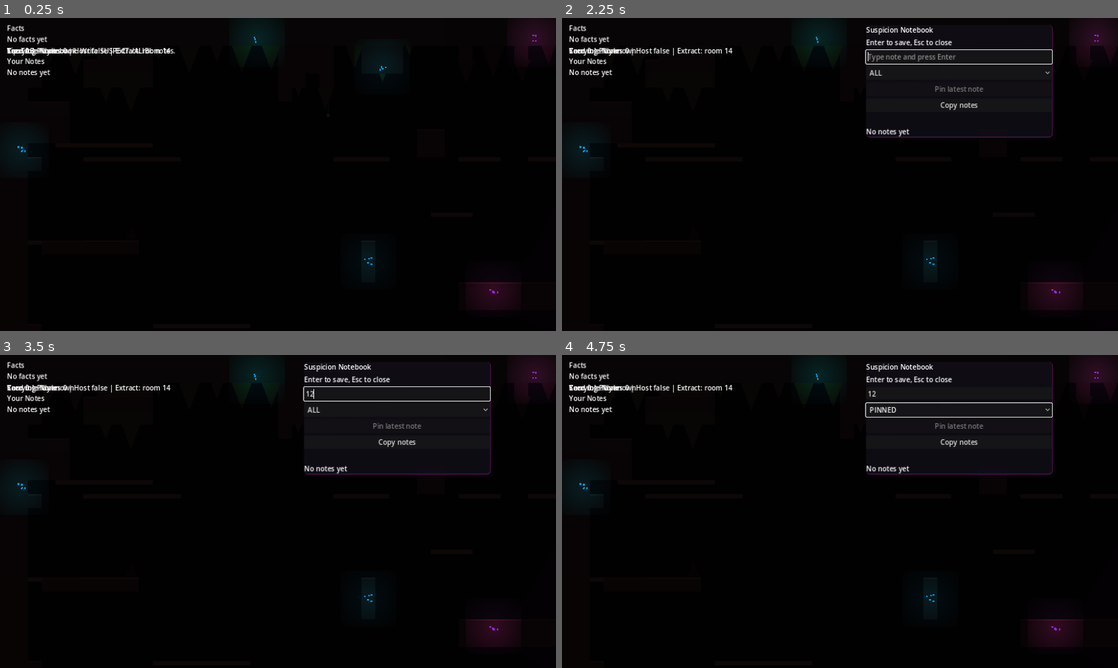
Above: before the commit, frames 1-4 (two rows, left to right).
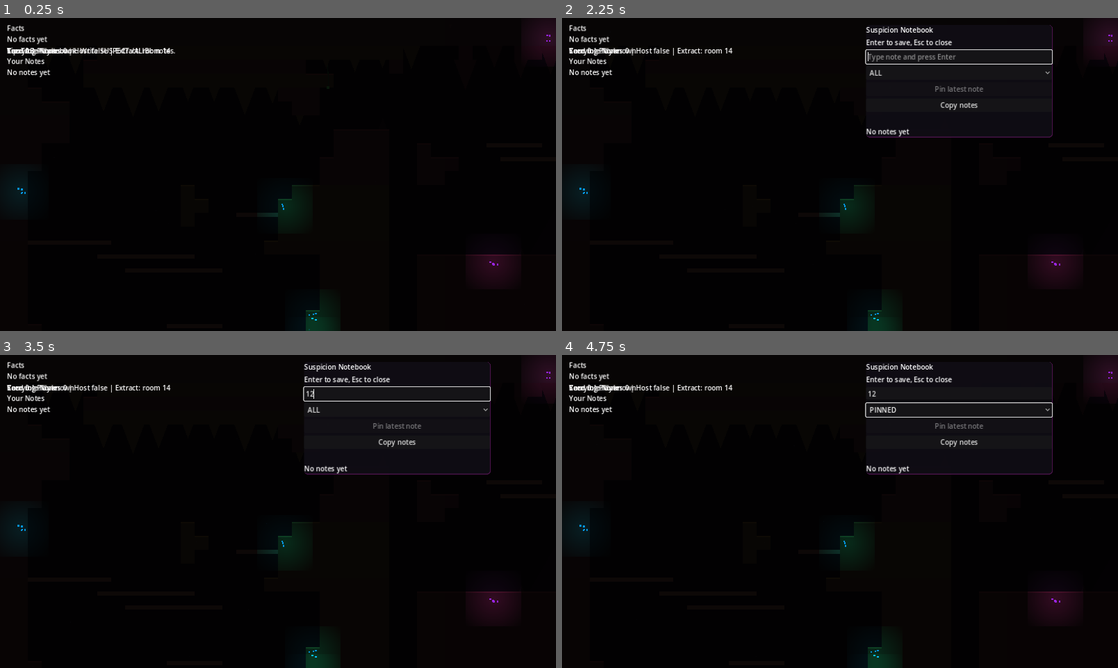
Above: after the commit, the same moments.

Repository: Jordans14/DeductionDelve
Game: Godot game, scene res://scenes/Game.tscn
Same seed, same stepped clock (60 frames per second), same inputs: the game is played once before the commit and once after it. This scene is started directly instead of the project's main scene.
Inputs (mouse positions are in pixels of both pictures, inside the frame that each line leads up to):
- Up to frame 1 (0.25 s): no input
- Up to frame 2 (2.25 s): tap Enter (ui_accept) at 0.5, 0.77, 1.25, 1.52, 2 s; hold X 0.53-1.28 s; hold Right (ui_right) 0.53-2.03 s; tap Tab at 1.35 s; hold Left (ui_left) from 2.03 s (still down); tap N at 2.1 s
- Up to frame 3 (3.5 s): release Left (ui_left) at 2.75 s; click (394, 392) at 2.77 s; type "12" at 2.85 s
- Up to frame 4 (4.75 s): click "ALL" at 3.5 s; click "Copy notes" at 4.25 s

The runs differ from the first frame. In frame 1, 2.1% of the frame differs, in the area x 2-100%, y 3-100%; in frame 2, 1.9%; in frame 3, 1.9%; in frame 4, 1.9%.

Commit message:
Final structural and network polish: Tightened cavern radius to 4.5 for enclosed 'Cave' feel. Added 'Worm-Hole' vertical navigation shafts. Increased network reconciliation threshold to 160px to eliminate second-player rubberbanding. Fixed all remaining type-inference parse errors.

Diff:
--- a/godot/src/gen/room_builder.gd
+++ b/godot/src/gen/room_builder.gd
@@ -68,7 +68,7 @@
 	grid = _smooth_ca(grid, 2)
 
 	# ── Stage 3: Spelunky biased critical path ─────────────
-	_carve_critical_path(grid, run_seed, 10.0) # Massive radius for guaranteed traversal
+	_carve_critical_path(grid, run_seed, 4.5) # Narrative tight tunnels
 
 	# ── Stage 4: Guaranteed chunk-boundary connectors ──────
 	_carve_chunk_connectors(grid, run_seed)
@@ -81,6 +81,12 @@
 
 	# ── Stage 6b: Remove chokepoints — any passage < 3 tiles wide ──
 	_widen_narrow_passages(grid)
+
+	# ── Stage 6c: Worm Holes — vertical connectivity ──────────
+	_carve_worm_holes(grid, run_seed)
+
+	# ── Stage 6d: Cleanup floating islands ───────────────────
+	_cleanup_floating_islands(grid)
 
 	# ── Stage 7: Enforce hard borders + global floor ───────
 	_enforce_borders(grid)
@@ -160,16 +166,16 @@
 # ============================================================
 # STAGE 3: SPELUNKY DRUNKARD-WALK CRITICAL PATH
 # ============================================================
-func _carve_critical_path(grid: Array, run_seed: int, radius: float = 6.0) -> void:
+func _carve_critical_path(grid: Array, run_seed: int, radius: float = 4.5) -> void:
 	var rng := RandomNumberGenerator.new()
 	rng.seed = run_seed + 7777
-	var cx := GW / 2; var cy := 3
+	var cx : int = GW / 2; var cy : int = 3
 	while cy < GH - 4:
-		_carve_circle(grid, cx, cy, int(radius))  # Use the provided radius for massive chambers
+		_carve_circle(grid, cx, cy, int(radius))
 		var r := rng.randf()
-		if r < 0.55:   cy += 1
-		elif r < 0.65: cy = max(cy - 1, 2)
-		elif r < 0.80: cx = clamp(cx + rng.randi_range(1, 3), 2, GW - 3)
+		if r < 0.65:   cy += 1 # Increased vertical bias
+		elif r < 0.70: cy = max(cy - 1, 2)
+		elif r < 0.85: cx = clamp(cx + rng.randi_range(1, 3), 2, GW - 3)
 		else:          cx = clamp(cx - rng.randi_range(1, 3), 2, GW - 3)
 	# Horizontal exploration branches — also wide
 	for _b in range(12):
@@ -192,21 +198,21 @@
 # ============================================================
 func _carve_chunk_connectors(grid: Array, run_seed: int) -> void:
 	var rng := RandomNumberGenerator.new(); rng.seed = run_seed + 99
-	# Vertical passages between chunk rows — 9 tiles wide
+	# Vertical passages — 5 tiles wide
 	for col in range(COLS):
 		for row in range(ROWS - 1):
-			var ox := rng.randi_range(CHUNK_W / 4, 3 * CHUNK_W / 4)
-			var tx := col * CHUNK_W + ox; var sy := (row + 1) * CHUNK_H
-			for py in range(sy - 5, sy + 6):
-				for px in range(tx - 4, tx + 5):
+			var ox : int = rng.randi_range(CHUNK_W / 4, 3 * CHUNK_W / 4)
+			var tx : int = col * CHUNK_W + ox; var sy : int = (row + 1) * CHUNK_H
+			for py in range(sy - 3, sy + 4):
+				for px in range(tx - 2, tx + 3):
 					if px > 0 and py > 0 and px < GW - 1 and py < GH - 1: grid[px][py] = false
-	# Horizontal passages between chunk columns — 9 tiles tall
+	# Horizontal passages — 5 tiles tall
 	for col in range(COLS - 1):
 		for row in range(ROWS):
-			var oy := rng.randi_range(CHUNK_H / 4, 3 * CHUNK_H / 4)
-			var sx2 := (col + 1) * CHUNK_W; var ty := row * CHUNK_H + oy
-			for px in range(sx2 - 5, sx2 + 6):
-				for py in range(ty - 4, ty + 5):
+			var oy : int = rng.randi_range(CHUNK_H / 4, 3 * CHUNK_H / 4)
+			var sx2 : int = (col + 1) * CHUNK_W; var ty : int = row * CHUNK_H + oy
+			for px in range(sx2 - 3, sx2 + 4):
+				for py in range(ty - 2, ty + 3):
 					if px > 0 and py > 0 and px < GW - 1 and py < GH - 1: grid[px][py] = false
 
 # ============================================================
@@ -264,24 +270,48 @@
 # STAGE 6b: REMOVE CHOKEPOINTS — widen any passage < 3 tiles
 # ============================================================
 func _widen_narrow_passages(grid: Array) -> void:
-	# Extreme clearing: 4 rounds of aggressive widening with 5-tile clearing radius.
-	for _pass in range(4):
-		for x in range(5, GW - 5):
-			for y in range(5, GH - 5):
+	# Subtle widening: 3 tiles wide for actual cave paths
+	for _pass in range(2):
+		for x in range(3, GW - 3):
+			for y in range(3, GH - 3):
 				if grid[x][y]: continue
-				# Bottlenecks: walls within 4 tiles
-				var lw = bool(grid[x-1][y]) or bool(grid[x-2][y]) or bool(grid[x-3][y]) or bool(grid[x-4][y])
-				var rw = bool(grid[x+1][y]) or bool(grid[x+2][y]) or bool(grid[x+3][y]) or bool(grid[x+4][y])
+				var lw : bool = bool(grid[x-1][y]) or bool(grid[x-2][y])
+				var rw : bool = bool(grid[x+1][y]) or bool(grid[x+2][y])
 				if lw and rw:
-					for dx in range(-5, 6):
-						var nx := x + dx
+					for dx in range(-2, 3):
+						var nx : int = x + dx
 						if nx > 0 and nx < GW - 1: grid[nx][y] = false
-				var tw = bool(grid[x][y-1]) or bool(grid[x][y-2]) or bool(grid[x][y-3]) or bool(grid[x][y-4])
-				var bw = bool(grid[x][y+1]) or bool(grid[x][y+2]) or bool(grid[x][y+3]) or bool(grid[x][y+4])
+				var tw : bool = bool(grid[x][y-1]) or bool(grid[x][y-2])
+				var bw : bool = bool(grid[x][y+1]) or bool(grid[x][y+2])
 				if tw and bw:
-					for dy in range(-5, 6):
-						var ny := y + dy
+					for dy in range(-2, 3):
+						var ny : int = y + dy
 						if ny > 0 and ny < GH - 1: grid[x][ny] = false
+
+func _carve_worm_holes(grid: Array, run_seed: int) -> void:
+	var rng := RandomNumberGenerator.new(); rng.seed = run_seed + 888
+	# Thin vertical shafts to guarantee floor-to-floor access
+	for i in range(20):
+		var wx : int = rng.randi_range(10, GW - 10)
+		var wy_start : int = rng.randi_range(5, GH / 4)
+		for h in range(GH - 10):
+			var py : int = wy_start + h
+			if py < GH - 12:
+				grid[wx][py] = false
+				grid[wx-1][py] = false
+
+func _cleanup_floating_islands(grid: Array) -> void:
+	# Delete small groups of rock tiles that are isolated in the air
+	for x in range(2, GW - 2):
+		for y in range(2, GH - 2):
+			if bool(grid[x][y]):
+				var neighbors : int = 0
+				for dx in range(-1, 2):
+					for dy in range(-1, 2):
+						if dx == 0 and dy == 0: continue
+						if bool(grid[x+dx][y+dy]): neighbors += 1
+				if neighbors <= 1: # Isolated single block or small edge
+					grid[x][y] = false
 
 # ============================================================
 # STAGE 7: BORDERS + GLOBAL FLOOR
--- a/godot/src/run/game_controller.gd
+++ b/godot/src/run/game_controller.gd
@@ -453,9 +453,9 @@
 		var state: Dictionary = snapshot[key]
 
 		if peer_id == local_id:
-			# Soft reconciliation: only snap if error is significant
+			# Soft reconciliation: increased threshold to 160px to avoid rubberbanding
 			var target_p : Vector2 = state.get("p", actor.global_position)
-			if actor.global_position.distance_to(target_p) > 64.0:
+			if actor.global_position.distance_to(target_p) > 160.0:
 				actor.global_position = target_p
 			continue
 
